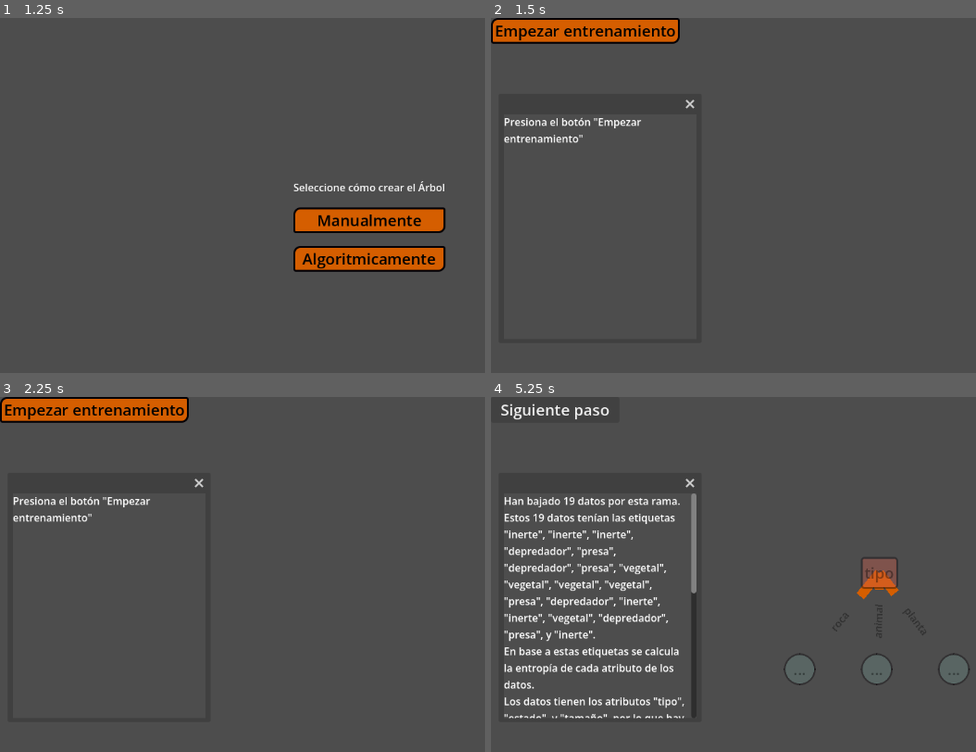
Above: before the commit, frames 1-4 (two rows, left to right).
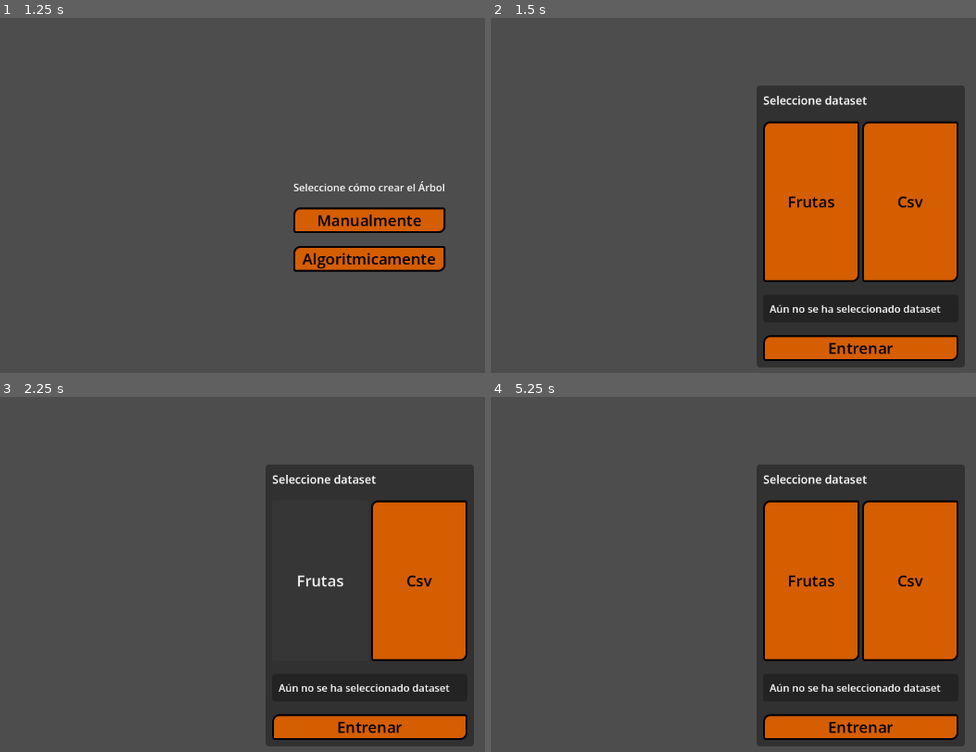
Above: after the commit, the same moments.

Repository: HectorAldao/visualizing_machine_learning
Game: Godot game, scene res://scenes/menus/main_menu.tscn
The game is run twice, just before and just after one commit, with the same random seed, the same clock (stepped at 60 frames per second) and the same inputs.
Inputs (mouse positions are in pixels of both pictures, inside the frame that each line leads up to):
- Up to frame 1 (1.25 s): click "Decision Tree" at 0.5 s
- Up to frame 2 (1.5 s): click "Algoritmicamente" at 1.25 s
- Up to frame 3 (2.25 s): click (320, 581) at 2 s, where only the run after the commit has a clickable "Frutas"
- Up to frame 4 (5.25 s): click (908, 581) at 2.75 s, where only the run after the commit has a clickable "Csv"; click (859, 727) at 3.5 s, where only the run after the commit has a clickable "Entrenar"; click (583, 411) at 4.25 s, where only the run before the commit has a clickable "Empezar entrenamiento"; click (554, 411) at 5 s, where only the run before the commit has a clickable "Siguiente paso"

Frame 1 is identical in both runs. In frame 2, 37% of the frame differs, in the area x 0-98%, y 0-99%; in frame 3, 28%; in frame 4, 39%, in the area x 2-99%, y 1-99%.
Error after the commit: Invalid type in function 'connect' in base 'Signal'. Cannot convert argument 1 from Nil to Callable. (res://scenes/interface/panel_dataset_selection/panel_data…

Commit message:
feat: start panel dataset functionality

Diff:
--- /dev/null
+++ b/godot_project/scenes/interface/panel_dataset_selection/panel_dataset_selection.gd
@@ -0,0 +1,22 @@
+extends PanelContainer
+
+@onready var hboxcontainer: HBoxContainer = $VBoxContainer/HBoxContainer
+
+var selected_option: String
+
+func _ready() -> void:
+	for button: Button in hboxcontainer.get_children():
+		button.pressed.connect(_on_dataset_selected(button.text))
+
+
+func _on_dataset_selected(option: String):
+	selected_option = option
+	match option:
+		"Csv":
+			_load_csv()
+		_:
+			pass
+
+
+func _load_csv() -> Dictionary:
+	return {}
--- /dev/null
+++ b/godot_project/scenes/interface/panel_dataset_selection/panel_dataset_selection.tscn
@@ -0,0 +1,50 @@
+[gd_scene format=3 uid="uid://dpmw4sgwtmh4y"]
+
+[ext_resource type="StyleBox" uid="uid://cx6vv3aydlb2v" path="res://themes/default_panel_container_stylebox/default_panel_container_stylebox.tres" id="1_cevo3"]
+[ext_resource type="Script" uid="uid://22cw3hlh71pk" path="res://scenes/interface/panel_dataset_selection/panel_dataset_selection.gd" id="2_av435"]
+
+[sub_resource type="LabelSettings" id="LabelSettings_cevo3"]
+font_size = 18
+
+[node name="PanelContainer" type="PanelContainer" unique_id=1243987596]
+offset_right = 40.0
+offset_bottom = 40.0
+theme_override_styles/panel = ExtResource("1_cevo3")
+script = ExtResource("2_av435")
+
+[node name="VBoxContainer" type="VBoxContainer" parent="." unique_id=1778102435]
+layout_mode = 2
+
+[node name="Label" type="Label" parent="VBoxContainer" unique_id=1051428529]
+layout_mode = 2
+text = "Seleccione dataset"
+label_settings = SubResource("LabelSettings_cevo3")
+
+[node name="OptionButton" type="OptionButton" parent="VBoxContainer" unique_id=1849636017]
+visible = false
+layout_mode = 2
+
+[node name="HBoxContainer" type="HBoxContainer" parent="VBoxContainer" unique_id=86943782]
+layout_mode = 2
+
+[node name="Button1" type="Button" parent="VBoxContainer/HBoxContainer" unique_id=571021806]
+custom_minimum_size = Vector2(150, 250)
+layout_mode = 2
+text = "Frutas"
+
+[node name="Button2" type="Button" parent="VBoxContainer/HBoxContainer" unique_id=500426794]
+custom_minimum_size = Vector2(150, 250)
+layout_mode = 2
+text = "Csv"
+
+[node name="PanelContainer" type="PanelContainer" parent="VBoxContainer" unique_id=1205582973]
+layout_mode = 2
+theme_override_styles/panel = ExtResource("1_cevo3")
+
+[node name="Label" type="Label" parent="VBoxContainer/PanelContainer" unique_id=656760516]
+layout_mode = 2
+text = "Aún no se ha seleccionado dataset"
+
+[node name="Button" type="Button" parent="VBoxContainer" unique_id=1479662911]
+layout_mode = 2
+text = "Entrenar"
--- a/godot_project/scenes/views/dtree_view/dtree_view.gd
+++ b/godot_project/scenes/views/dtree_view/dtree_view.gd
@@ -15,6 +15,7 @@
 @onready var dtree:                 DTreeLogical =         $ScrollContainer/DTree
 @onready var dtree_controller:      ControllerDTree =      $ControllerDTree
 @onready var window:                Window =               $Window
+@onready var dataset_selection:     PanelContainer =       $PanelDatasetSelection
 
 var algorithm:        AlgorithmDTree
 var current_mode:     String = ""
@@ -43,6 +44,7 @@
 	scroll_container.      visible = false
 	dtree_alg_menu.        visible = false
 	window.                visible = false
+	dataset_selection.     visible = false
 
 	window.position.x = 20
 	window.position.y = 150
@@ -68,8 +70,11 @@
 func _on_algorithmic_dtree_button_pressed():
 	# Cange visibility
 	dtree_selection_panel. visible = false
-	scroll_container.      visible = true
-	window.                visible = true
+	dataset_selection.     visible = true
+	#scroll_container.      visible = true
+	#window.                visible = true
+
+	await dataset_selection.dataset_selected()
 
 	# Set mode
 	current_mode = "automatic"
--- a/godot_project/scenes/views/dtree_view/dtree_view.tscn
+++ b/godot_project/scenes/views/dtree_view/dtree_view.tscn
@@ -6,6 +6,7 @@
 [ext_resource type="PackedScene" uid="uid://dy3l4lsa0srpr" path="res://scenes/objects/dtree/dtree.tscn" id="4_dtree"]
 [ext_resource type="PackedScene" uid="uid://5h4ba5ys8aml" path="res://scenes/controllers/controller_dtree/controller_dtree.tscn" id="5_pxc03"]
 [ext_resource type="PackedScene" uid="uid://cjchbdmq0sym5" path="res://scenes/interface/window/window.tscn" id="6_txrwr"]
+[ext_resource type="PackedScene" uid="uid://dpmw4sgwtmh4y" path="res://scenes/interface/panel_dataset_selection/panel_dataset_selection.tscn" id="7_6eshh"]
 
 [node name="DTreeView" type="Control" unique_id=998695186 node_paths=PackedStringArray("manual_dtree_button", "algorithmic_dtree_button")]
 layout_mode = 3
@@ -20,6 +21,7 @@
 algorithmic_dtree_button = NodePath("DTreeSelectionPanel/VBoxContainer/AlgorithmDTreeButton")
 
 [node name="DTreeMenu" type="Control" parent="." unique_id=1402860866]
+visible = false
 layout_mode = 1
 anchors_preset = 1
 anchor_left = 1.0
@@ -82,6 +84,20 @@
 [node name="DTree" parent="ScrollContainer" unique_id=229777749 instance=ExtResource("4_dtree")]
 layout_mode = 2
 
+[node name="PanelDatasetSelection" parent="." unique_id=1243987596 instance=ExtResource("7_6eshh")]
+layout_mode = 1
+anchors_preset = 8
+anchor_left = 0.5
+anchor_top = 0.5
+anchor_right = 0.5
+anchor_bottom = 0.5
+offset_left = -162.0
+offset_top = -189.5
+offset_right = 162.0
+offset_bottom = 189.5
+grow_horizontal = 2
+grow_vertical = 2
+
 [node name="ControllerDTree" parent="." unique_id=387693380 instance=ExtResource("5_pxc03")]
 
 [node name="Window" parent="." unique_id=734547246 instance=ExtResource("6_txrwr")]
--- /dev/null
+++ b/godot_project/themes/default_panel_container_stylebox/default_panel_container_stylebox.tres
@@ -0,0 +1,12 @@
+[gd_resource type="StyleBoxFlat" format=3 uid="uid://cx6vv3aydlb2v"]
+
+[resource]
+content_margin_left = 10.0
+content_margin_top = 10.0
+content_margin_right = 10.0
+content_margin_bottom = 10.0
+bg_color = Color(0.078431375, 0.078431375, 0.078431375, 0.47843137)
+corner_radius_top_left = 5
+corner_radius_top_right = 5
+corner_radius_bottom_right = 5
+corner_radius_bottom_left = 5
Not shown, added: godot_project/scenes/interface/panel_dataset_selection/panel_dataset_selection.gd.uid
